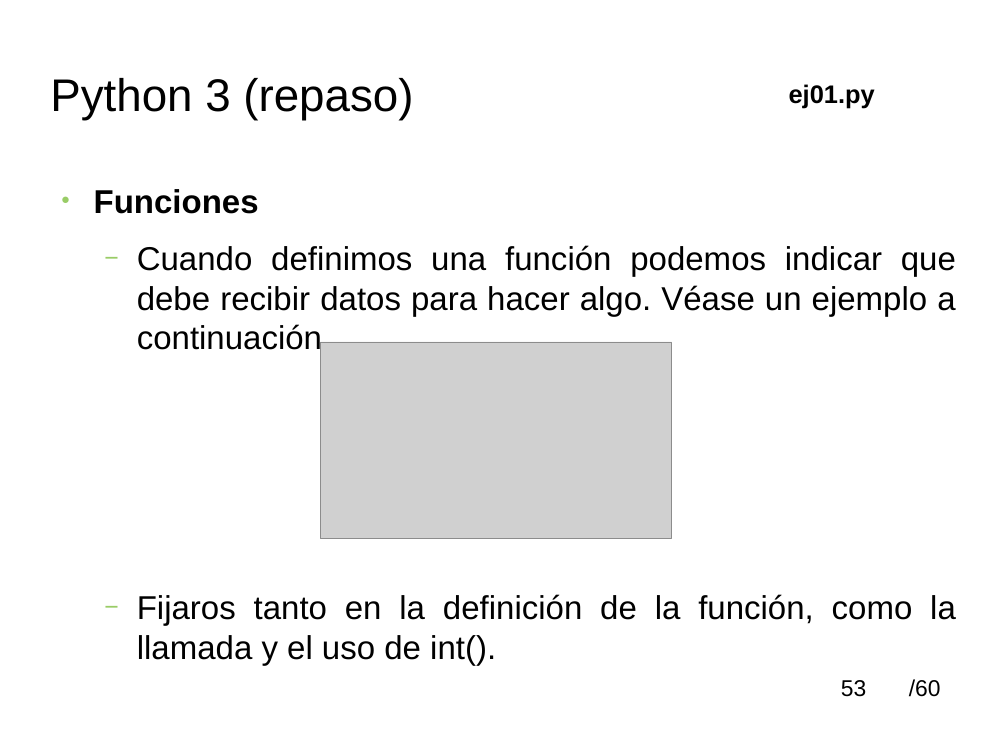
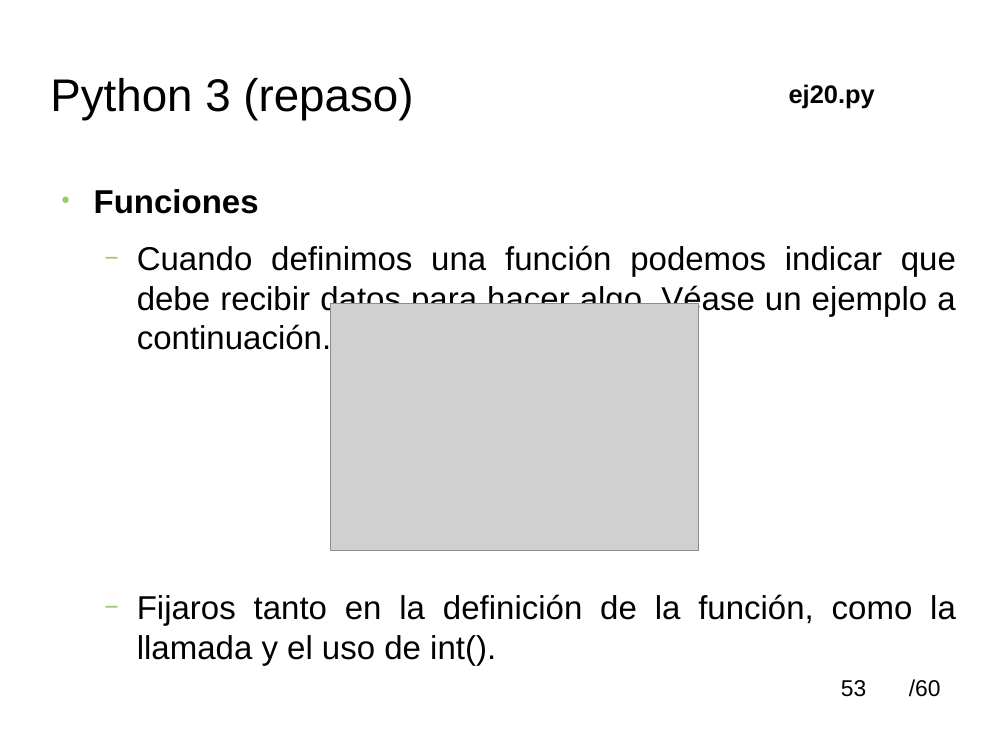
Before and after one commit to soa32123/cursoBasicoPythonSOM, a slide deck: slide 53 of material/python_tutoria_1smr.odp. Drawn at 1008x756 pixels with LibreOffice and Linux fonts; fonts in the diff are those of the drawing; grey boxes stand for pictures; background and template pictures are left out. Boxes give left, top, right and bottom in pixels: in the first picture for what was removed or moved away, otherwise in the second. Text is boxed around its words. In the diff, an @@ line names an element or a change of style, - is before the commit and + after.

```diff
--- a/material/python_tutoria_1smr.odp
+++ b/material/python_tutoria_1smr.odp
@@ text at (789,84,875,108): text changed @@
-ej01.py
+ej20.py
@@ picture: place and size @@
-picture at (320,342,671,538)
+picture at (330,304,698,551)
```
Also in this commit, not shown: 24 other slides changed, 4 other files.
